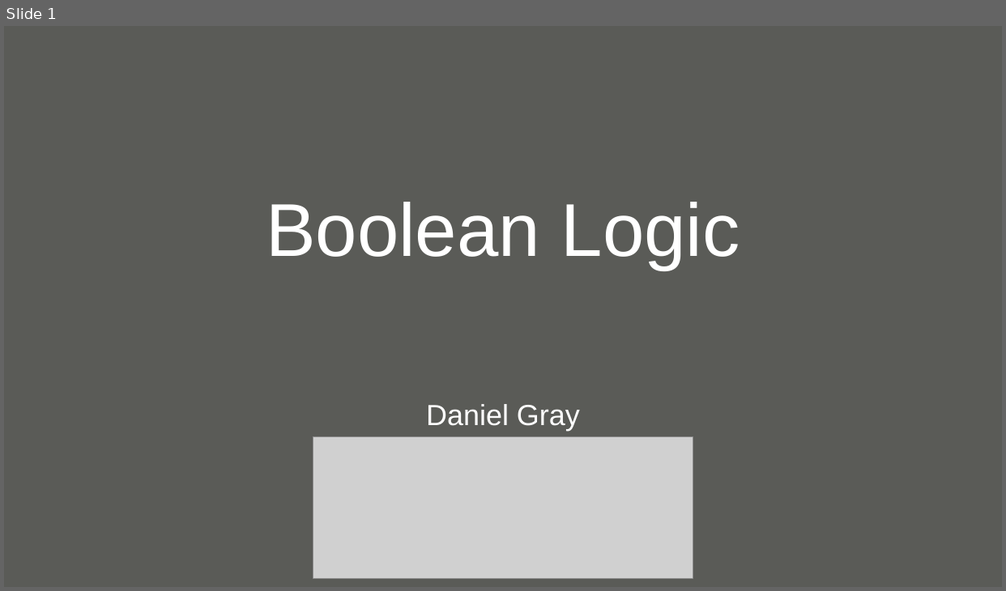
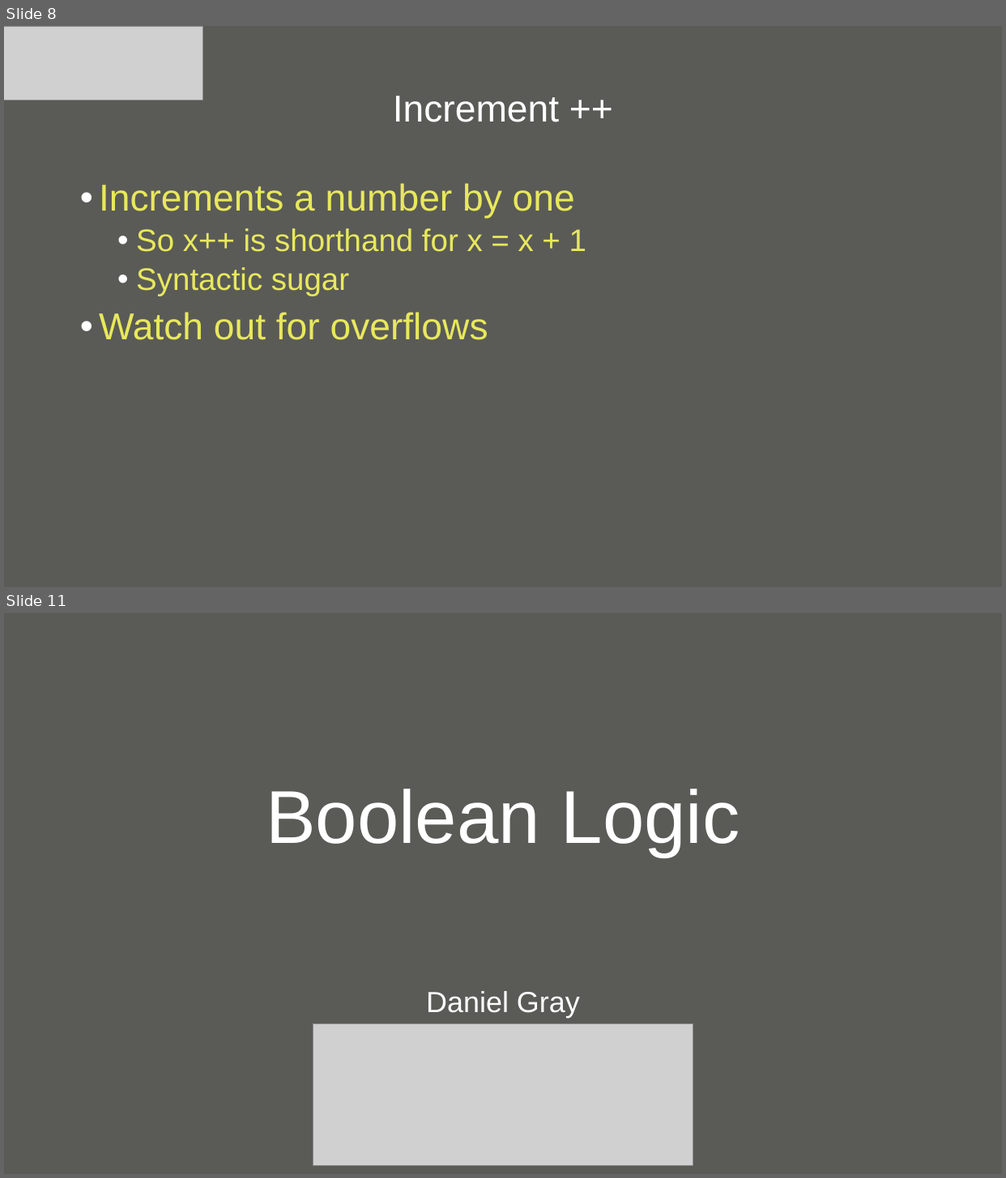
Before and after one commit to null-loop/net-training, a slide deck: CSharpAndDotNet-Part3.odp. Shown one above the other, each under a label of ours: slide 1 before the commit, slides 8 and 11 after it; the slides between them are not shown. The pictures are 1006x591 and 1006x1178 pixels, drawn with LibreOffice and Linux fonts; fonts in the diff are those of the drawing; grey boxes stand for pictures; background and template pictures are left out. Boxes give left, top, right and bottom in pixels: in the first picture for what was removed or moved away, otherwise in the second. Text is boxed around its words. In the diff, an @@ line names an element or a change of style, - is before the commit and + after.

```diff
--- a/CSharpAndDotNet-Part3.odp
+++ b/CSharpAndDotNet-Part3.odp
@@ slide 8 added at [4,26,1002,587], background #5A5B57 @@
@@ picture added at [4,26,203,100] @@
@@ title added at [393,96,559,122], 36 pt, text #FFFFFF @@
+Increment ++
@@ text added at [99,183,586,340], 36 pt, text #E8E85D @@
+• Increments a number by one
+  • So x++ is shorthand for x = x + 1
+  • Syntactic sugar
+• Watch out for overflows
@@ what was slide 1 is now slide 11 @@
```
Also in this commit, not shown: 9 other slides added, 7 other files.
